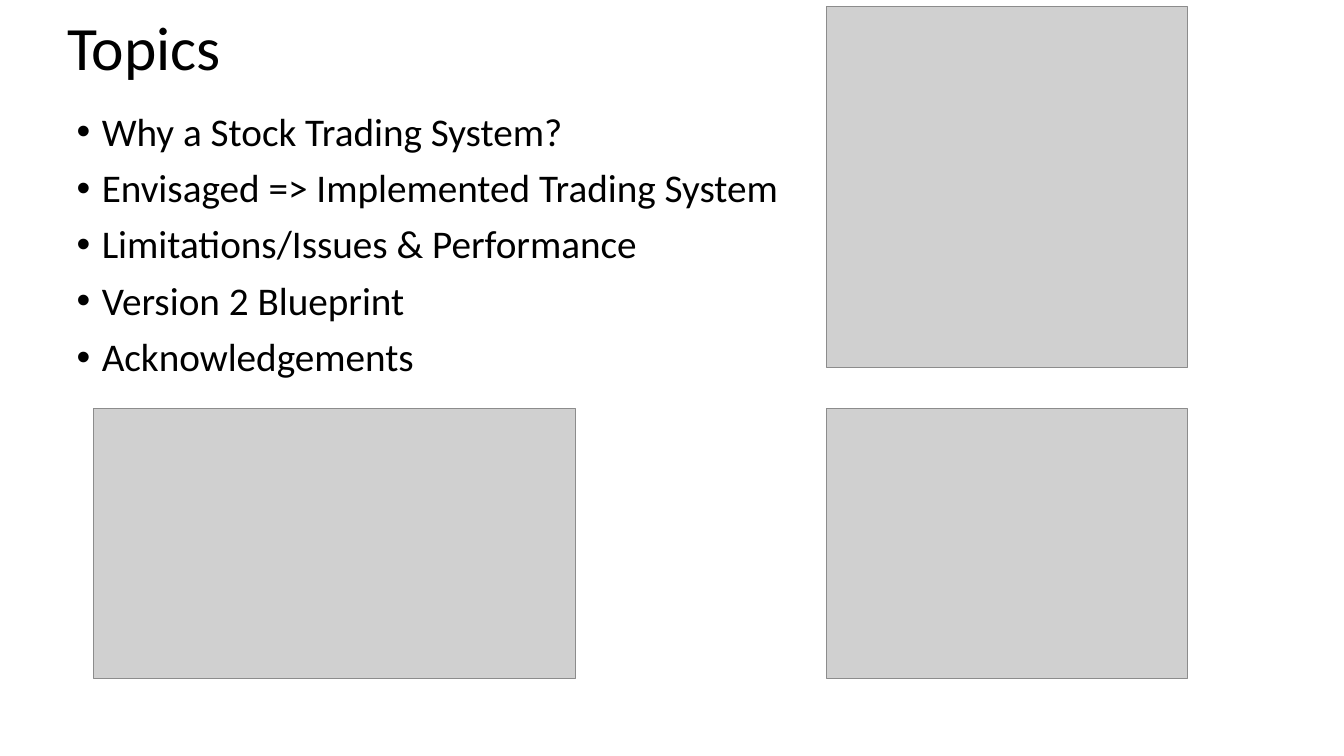
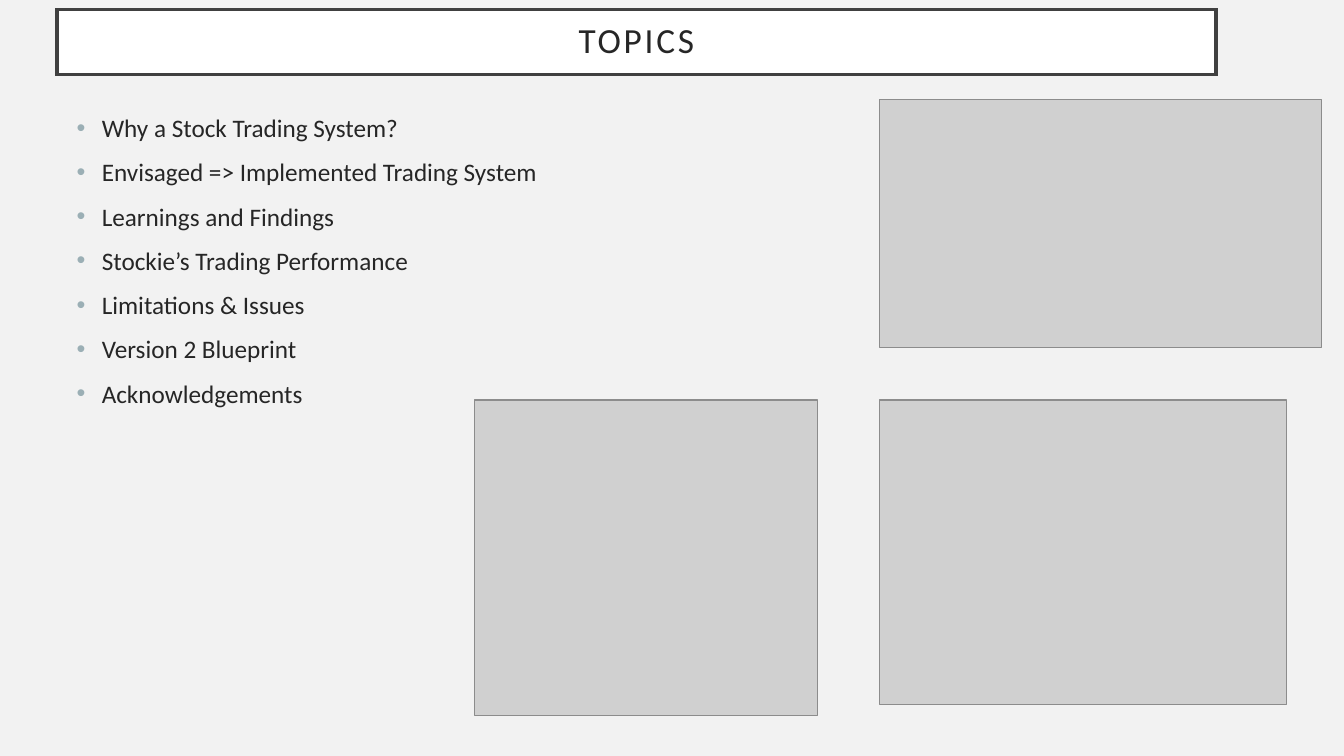
Before and after one commit to frkornet/Stock-Market-Final-Project, a slide deck: slide 2 of Final Project.pptx. Drawn at 1344x756 pixels with LibreOffice and Linux fonts; fonts in the diff are those of the drawing; grey boxes stand for pictures. Boxes give left, top, right and bottom in pixels: in the first picture for what was removed or moved away, otherwise in the second. Text is boxed around its words. In the diff, an @@ line names an element or a change of style, - is before the commit and + after.

```diff
--- a/Final Project.pptx
+++ b/Final Project.pptx
@@ background #FFFFFF to #F2F2F2 @@
@@ title "TOPICS": place and size @@
-title "TOPICS" at bbox=[67, 27, 221, 80]
+title "TOPICS" at bbox=[56, 9, 1216, 74]
@@ title "TOPICS" at bbox=[56, 9, 1216, 74]: fill none to #FFFFFF; outline none to #404040 2.5 pt @@
@@ title at bbox=[579, 30, 695, 54]: text changed; size 44 to 25.2 pt; text colour #000000 to #262626 @@
-Topics
+TOPICS
@@ text at bbox=[102, 119, 537, 408]: size 28 to 18 pt, text colour #000000 to #262626 in "Why a Stock Trading System?", "Envisaged => Implemented Trading System", "Version 2 Blueprint", "Acknowledgements"; line spacing 0.9 to 1 @@
@@ picture: place and size @@
-picture at bbox=[94, 409, 576, 680]
+picture at bbox=[880, 100, 1322, 347]
@@ text at bbox=[102, 208, 408, 314]: text changed; size 28 to 18 pt; text colour #000000 to #262626 @@
-• Limitations/Issues & Performance
+• Learnings and Findings
+• Stockie’s Trading Performance
+• Limitations & Issues
@@ picture: place and size @@
-picture at bbox=[827, 7, 1187, 367]
+picture at bbox=[475, 400, 818, 716]
@@ picture: place and size @@
-picture at bbox=[827, 409, 1187, 680]
+picture at bbox=[880, 400, 1288, 705]
```
Also in this commit, not shown: 9 other slides changed, 7 other files.
